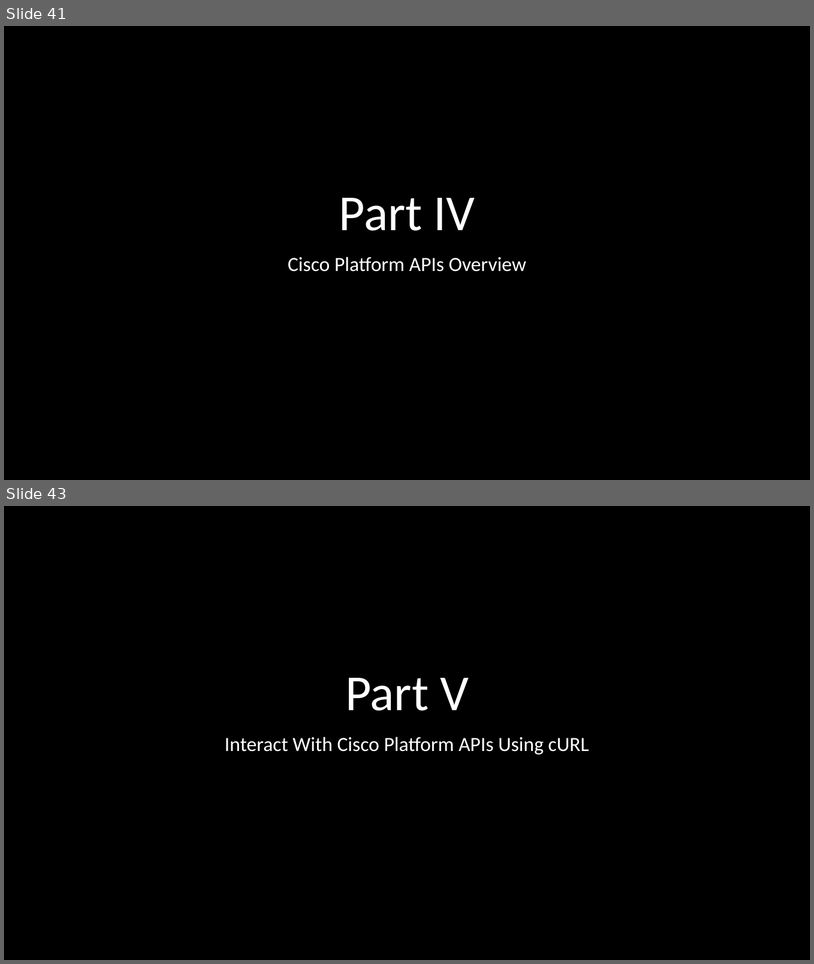
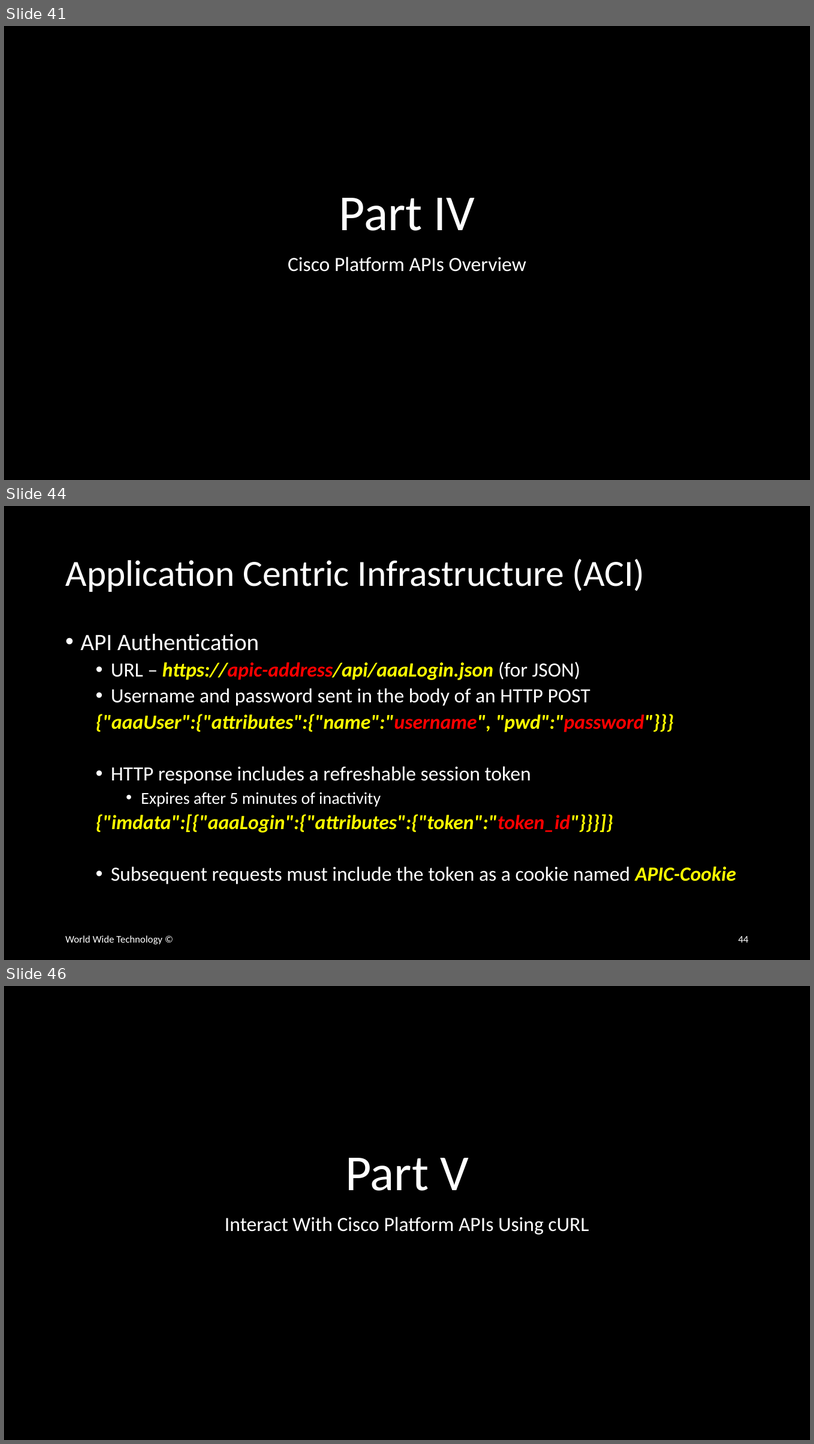
Before and after one commit to wwt/curl-requests-foundations, a slide deck: curl-requests-foundations.pptx. Shown one above the other, each under a label of ours: slides 41 and 43 before the commit, slides 41, 44 and 46 after it; the slides between them are not shown. The pictures are 814x964 and 814x1444 pixels, drawn with LibreOffice and Linux fonts; fonts in the diff are those of the drawing. Boxes give left, top, right and bottom in pixels: in the first picture for what was removed or moved away, otherwise in the second. Text is boxed around its words. In the diff, an @@ line names an element or a change of style, - is before the commit and + after.

```diff
--- a/curl-requests-foundations.pptx
+++ b/curl-requests-foundations.pptx
@@ slide 44 added at <box>4,506,810,960</box>, background #000000 @@
@@ title added at <box>65,559,645,592</box>, 44 pt, text #FFFFFF @@
+Application Centric Infrastructure (ACI)
@@ text added at <box>81,633,736,884</box>, 24 pt, text #FFFFFF @@
+• API Authentication
+  • URL – https://apic-address/api/aaaLogin.json (for JSON)
+  • Username and password sent in the body of an HTTP POST
+  {"aaaUser":{"attributes":{"name":"username", "pwd":"password"}}}
+  • HTTP response includes a refreshable session token
+    • Expires after 5 minutes of inactivity
+  {"imdata":[{"aaaLogin":{"attributes":{"token":"token_id"}}}]}
+  • Subsequent requests must include the token as a cookie named APIC-Cookie
@@ text added at <box>65,935,162,944</box>, 12 pt, text #FFFFFF @@
+World Wide Technology ©
@@ page number added at <box>738,936,749,942</box>, 12 pt, text #FFFFFF @@
+44
@@ what was slide 43 is now slide 46 @@
```
Also in this commit, not shown: 1 slide changed, 2 other slides added.
